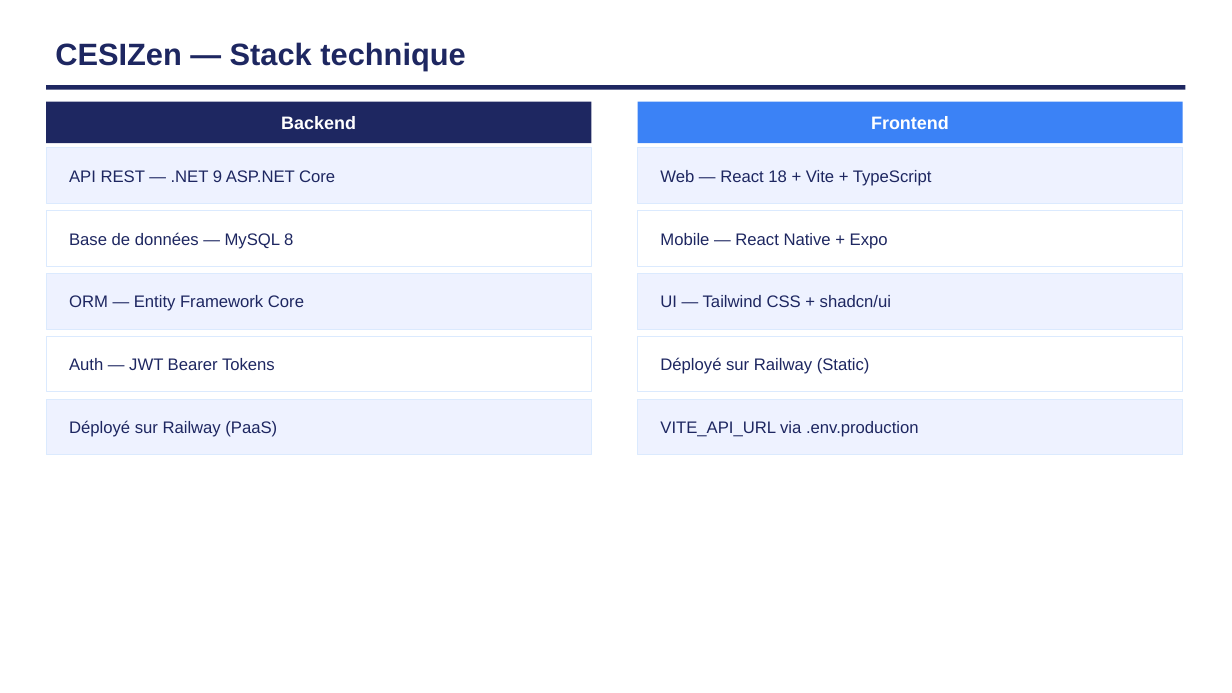
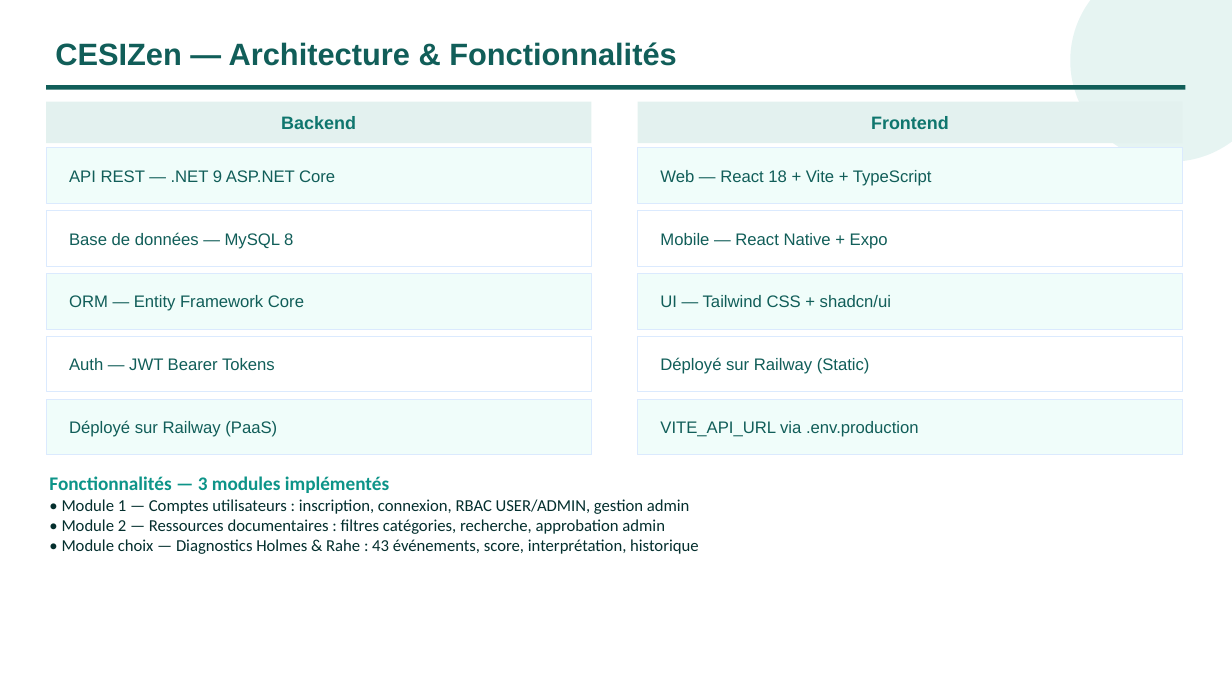
Before and after one commit to Clement-Souil/CesiZen, a slide deck: slide 4 of docs-bloc3/Soutenance_Bloc3_CESIZen.pptx. Drawn at 1232x693 pixels with LibreOffice and Linux fonts; fonts in the diff are those of the drawing. Boxes give left, top, right and bottom in pixels: in the first picture for what was removed or moved away, otherwise in the second. Text is boxed around its words. In the diff, an @@ line names an element or a change of style, - is before the commit and + after.

```diff
--- a/docs-bloc3/Soutenance_Bloc3_CESIZen.pptx
+++ b/docs-bloc3/Soutenance_Bloc3_CESIZen.pptx
@@ ellipse added at [1070, 0, 1232, 162], fill #0D9488 at 10% opacity @@
@@ text at [55, 42, 676, 66]: text changed; text colour #1E2761 to #115E59 @@
-CESIZen — Stack technique
+CESIZen — Architecture & Fonctionnalités
@@ rectangle at [46, 85, 1186, 90]: fill #1E2761 to #115E59 @@
@@ text "Backend" at [281, 116, 356, 129]: text colour #FFFFFF to #0F766E @@
@@ rectangle at [46, 102, 592, 143]: fill #1E2761 to #E3F1EF @@
@@ text "Frontend" at [871, 116, 949, 129]: text colour #FFFFFF to #0F766E @@
@@ rectangle at [638, 102, 1183, 143]: fill #3B82F6 to #E3F1EF @@
@@ fill #EEF2FF to #F0FDFA in 6 elements at [46, 148, 592, 203], [46, 274, 592, 329], [46, 399, 592, 455], [638, 148, 1183, 203], [638, 274, 1183, 329], [638, 399, 1183, 455] @@
@@ text colour #1E2761 to #115E59 in 10 elements at [69, 170, 335, 182], [69, 232, 293, 249], [69, 295, 304, 311], [69, 358, 275, 370], [69, 420, 277, 437], [660, 170, 932, 186], [660, 233, 888, 249], [660, 295, 891, 307], [660, 357, 870, 374], [660, 421, 919, 437] @@
@@ text added at [49, 476, 698, 554], 13 pt, text #042F2E @@
+Fonctionnalités — 3 modules implémentés
+• Module 1 — Comptes utilisateurs : inscription, connexion, RBAC USER/ADMIN, gestion admin
+• Module 2 — Ressources documentaires : filtres catégories, recherche, approbation admin
+• Module choix — Diagnostics Holmes & Rahe : 43 événements, score, interprétation, historique
```
Also in this commit, not shown: 19 other slides changed, 6 slides removed, 40 other files.
